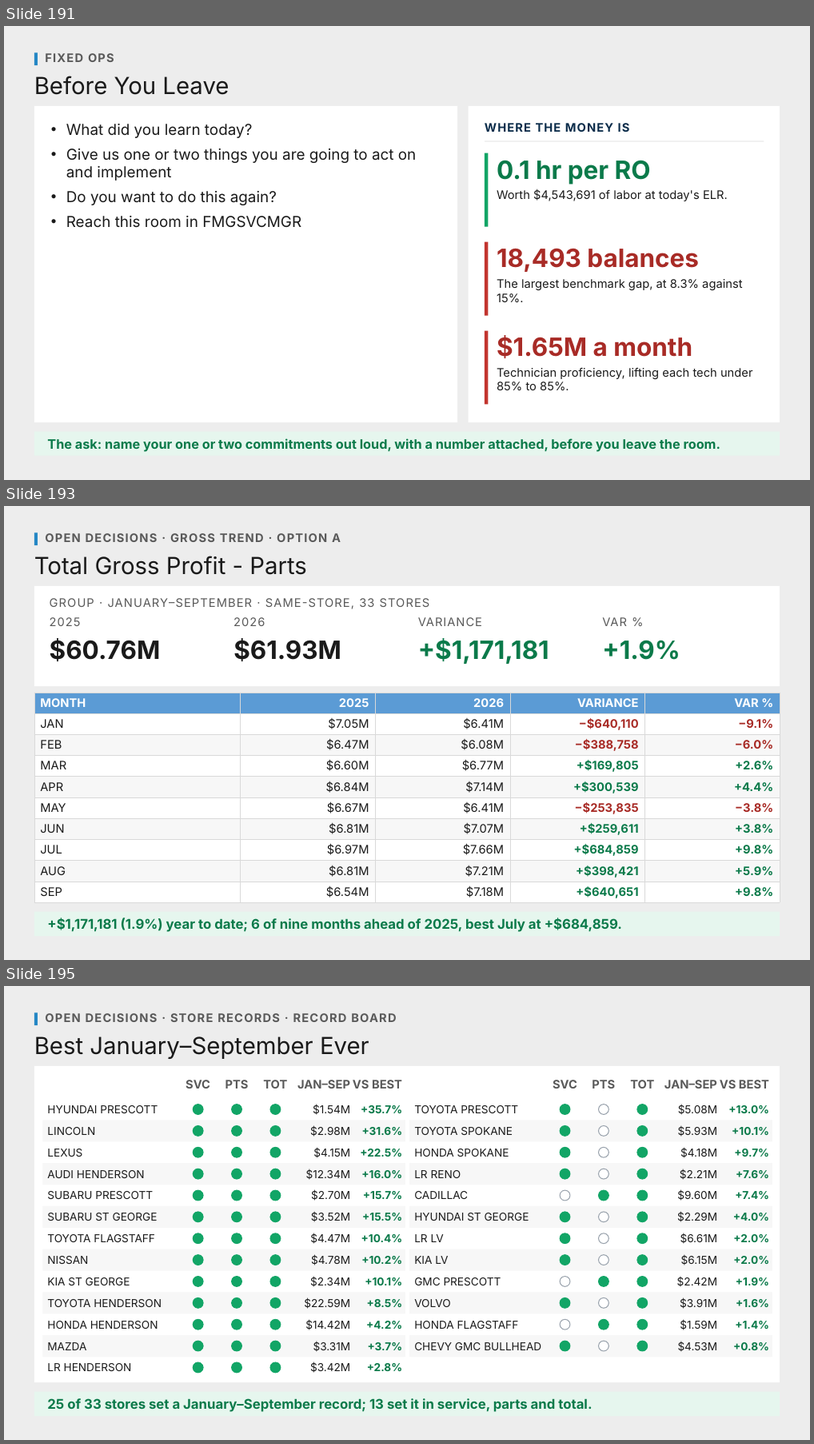
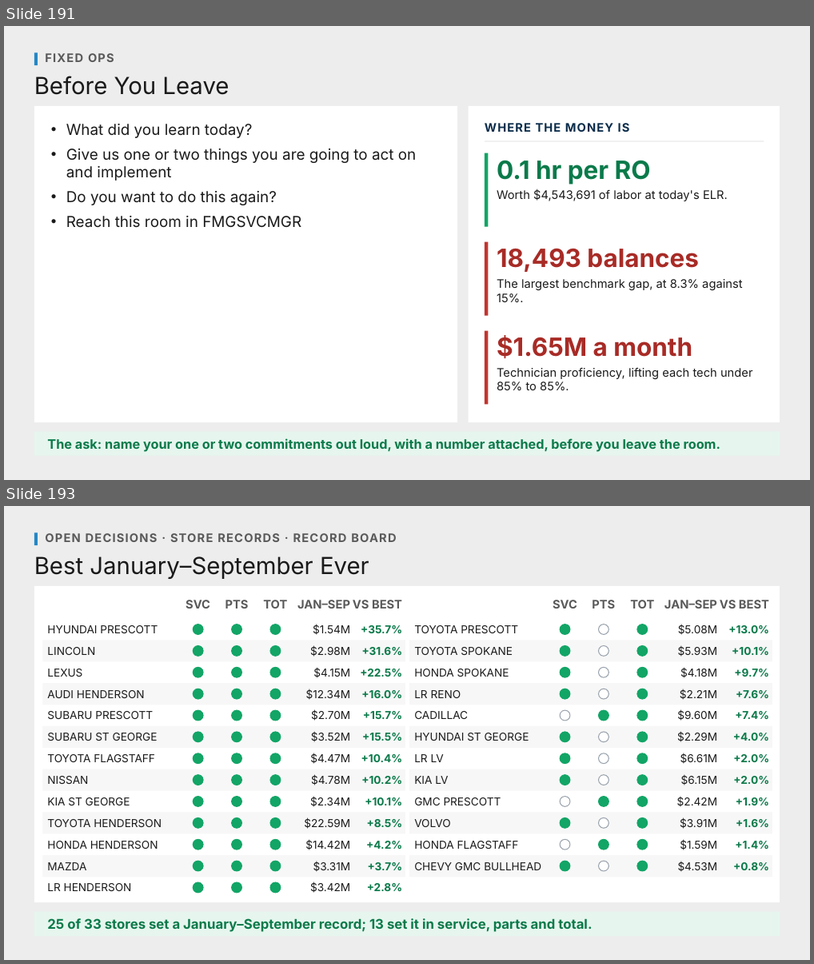
Before and after one commit to Ndresner/Noah, a slide deck: day2-deck/decks/Fixed Ops - Day 2 Example Test Deck.pptx. Shown one above the other, each under a label of ours: slides 191, 193 and 195 before the commit, slides 191 and 193 after it; the slides between them are not shown. The pictures are 814x1444 and 814x964 pixels, drawn with LibreOffice and Linux fonts; fonts in the diff are those of the drawing. Boxes give left, top, right and bottom in pixels: in the first picture for what was removed or moved away, otherwise in the second. Text is boxed around its words. In the diff, an @@ line names an element or a change of style, - is before the commit and + after.

```diff
--- a/day2-deck/decks/Fixed Ops - Day 2 Example Test Deck.pptx
+++ b/day2-deck/decks/Fixed Ops - Day 2 Example Test Deck.pptx
@@ slide 193 removed at (4, 506, 810, 960), background #EDEDED @@
@@ rectangle removed at (34, 532, 38, 545) @@
@@ text removed at (45, 533, 341, 542) @@
-OPEN DECISIONS · GROSS TREND · OPTION A
@@ text removed at (34, 556, 307, 575) @@
-Total Gross Profit - Parts
@@ rectangle removed at (34, 586, 780, 686) @@
@@ text removed at (50, 598, 430, 609) @@
-GROUP · JANUARY–SEPTEMBER · SAME-STORE, 33 STORES
@@ text removed at (50, 617, 81, 626) @@
-2025
@@ text removed at (234, 617, 265, 626) @@
-2026
@@ text removed at (418, 617, 482, 626) @@
-VARIANCE
@@ text removed at (602, 617, 627, 626) @@
-VAR %
@@ text removed at (50, 638, 161, 661) @@
-$60.76M
@@ text removed at (234, 638, 342, 661) @@
-$61.93M
@@ text removed at (418, 638, 550, 664) @@
-+$1,171,181
@@ text removed at (602, 640, 680, 660) @@
-+1.9%
@@ table removed at (34, 692, 780, 901), 10 rows, 5 columns @@
-MONTH | 2025 | 2026 | VARIANCE | VAR %
-JAN | $7.05M | $6.41M | −$640,110 | −9.1%
-FEB | $6.47M | $6.08M | −$388,758 | −6.0%
-MAR | $6.60M | $6.77M | +$169,805 | +2.6%
-APR | $6.84M | $7.14M | +$300,539 | +4.4%
-MAY | $6.67M | $6.41M | −$253,835 | −3.8%
-JUN | $6.81M | $7.07M | +$259,611 | +3.8%
-JUL | $6.97M | $7.66M | +$684,859 | +9.8%
-AUG | $6.81M | $7.21M | +$398,421 | +5.9%
-SEP | $6.54M | $7.18M | +$640,651 | +9.8%
@@ rectangle removed at (34, 912, 780, 936) @@
@@ text removed at (47, 917, 622, 932) @@
-+$1,171,181 (1.9%) year to date; 6 of nine months ahead of 2025, best July at +$684,859.
@@ what was slide 195 is now slide 193 @@
```
Also in this commit, not shown: 1 slide changed, 1 other slide removed, 4 other files.
